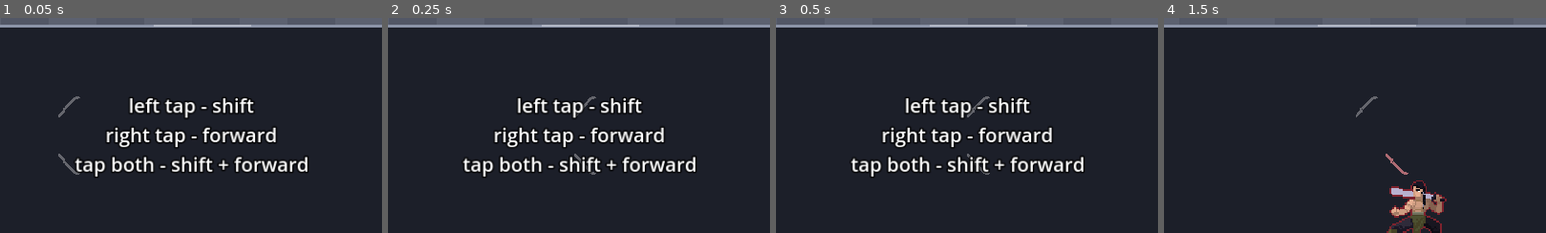
Above: before the commit, frames 1-4 (left to right).
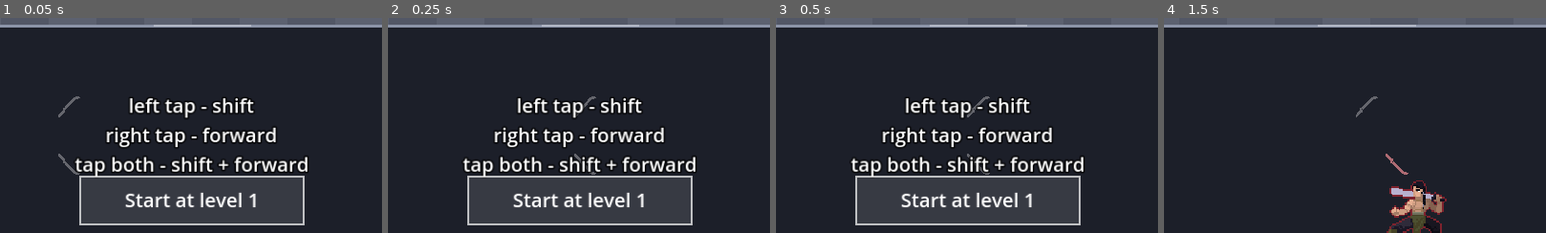
Above: after the commit, the same moments.

Repository: fredsbreads/game-off
Game: Godot game, scene res://scenes/main.tscn
The game is run twice, just before and just after one commit, with the same random seed, the same clock (stepped at 60 frames per second) and the same inputs. Sound files missing from this copy of the repository are replaced by a short silence.
Inputs (mouse positions are % of the whole screen's width and height, from its top left):
- Up to frame 1 (0.05 s): no input
- Up to frame 2 (0.25 s): no input
- Up to frame 3 (0.5 s): no input
- Up to frame 4 (1.5 s): tap Enter at 0.5 s; move the mouse to (72, 45) at 0.52 s; hold K (tp_forward) 0.53-1.28 s; tap L at 0.6 s; click (72, 45) at 0.67 s; tap 1 at 0.8, 1.35 s; move the mouse to (30, 55) at 1.27 s; click (30, 55) at 1.42 s
The pictures show only the part of the screen within x 25-75%, y 23-73%; the shares and areas given below are measured in that part.

The runs differ from the first frame. In frame 1, 14% of the frame differs, in the area x 20-80%, y 73-97%; in frame 2, 14%; in frame 3, 14%; in frame 4, nothing differs.

Commit message:
Level chooser back (1 / 5 / 10, one switch: LEVEL_CHOICE); simpler audio wake on return (no silent clip or suspend kick), #audio readout

Diff:
--- a/scripts/hud.gd
+++ b/scripts/hud.gd
@@ -52,6 +52,9 @@
 var _enemies_button: Control
 # Her level-10 colour (Palette), stepped through on the pause screen.
 var _colour_button: Control
+# The start screen's "Start at level" choice (1 or 5).
+var _level_button: Control
+var _start_level := 1
 var _enemies_off_label: Label
 var _enemies_off := false
 var _message_before_pause := ""
@@ -175,6 +178,12 @@
 	_colour_button.visible = false
 	_colour_button.draw.connect(_draw_colour_button)
 	add_child(_colour_button)
+	_level_button = Control.new()
+	_level_button.mouse_filter = Control.MOUSE_FILTER_IGNORE
+	_level_button.size = FLIP_BUTTON_SIZE
+	_level_button.visible = false
+	_level_button.draw.connect(_draw_level_button)
+	add_child(_level_button)
 	_enemies_off_label = _label(20, Vector2(20, 14))
 	_enemies_off_label.text = "NO ENEMIES (N)"
 	_enemies_off_label.add_theme_color_override("font_color", Color(1, 1, 1, 0.6))
@@ -232,6 +241,7 @@
 	for b in shown:
 		b.position = Vector2(x, view.y * 0.5 + 55.0)
 		x += FLIP_BUTTON_SIZE.x + gap
+	_level_button.position = Vector2((view.x - FLIP_BUTTON_SIZE.x) / 2.0, view.y * 0.5 + 55.0)
 
 
 ## True on a phone/tablet held sideways in the browser: play is upright there.
@@ -402,6 +412,28 @@
 			_progress.draw_rect(Rect2(base, 0, kills, s.y), PROGRESS_PENDING.lerp(PROGRESS_FILL, p))
 
 
+## The start screen's level choice: shown with the start message.
+func show_level_choice(level: int) -> void:
+	_start_level = level
+	_level_button.visible = true
+	_level_button.queue_redraw()
+
+
+func level_button_contains(pos: Vector2) -> bool:
+	return _level_button.visible and _level_button.get_rect().grow(10.0).has_point(pos)
+
+
+func _draw_level_button() -> void:
+	var s := FLIP_BUTTON_SIZE
+	_level_button.draw_rect(Rect2(Vector2.ZERO, s), Color(1, 1, 1, 0.12))
+	_level_button.draw_rect(Rect2(Vector2.ZERO, s), Color(1, 1, 1, 0.7), false, 2.0)
+	var font := ThemeDB.fallback_font
+	var text := "Start at level %d" % _start_level
+	var size := 26
+	var w := font.get_string_size(text, HORIZONTAL_ALIGNMENT_LEFT, -1, size).x
+	_level_button.draw_string(font, Vector2((s.x - w) / 2.0, s.y / 2.0 + size * 0.35), text, HORIZONTAL_ALIGNMENT_LEFT, -1, size, Color.WHITE)
+
+
 func show_start(best: int) -> void:
 	var lines := "left tap - shift\n"
 	lines += "right tap - forward\n"
@@ -526,6 +558,7 @@
 
 func hide_message() -> void:
 	_message.visible = false
+	_level_button.visible = false
 
 
 ## The colour-change wave at screen x `x` (0..1, right to left), in
--- a/scripts/main.gd
+++ b/scripts/main.gd
@@ -10,6 +10,12 @@
 enum State { READY, PLAYING, DYING, OVER }
 
 const START_X := 3.0
+# >>> The start screen's level chooser: true = shown (for testing), false =
+# hidden and every run starts at level 1 (for playtesters). <<<
+const LEVEL_CHOICE := true
+# The levels it offers (5: straight to the knight's debut, 10: the ninja's);
+# the pick is kept between visits.
+const START_LEVELS := [1, 5, 10]
 # Every kill gets a short hit freeze (invert flash).
 const KILL_HIT := 0.06
 # If another enemy is under any marker where you land, the
@@ -288,6 +294,9 @@
 		debug = DebugTools.new()
 		debug.main = self
 		add_child(debug)
+	if LEVEL_CHOICE and progression.level == 1:   # (not set by the debug --level option)
+		progression.level = _load_setting("start_level", 1)
+		level.level = progression.level
 	Palette.use_colour(_load_colour())   # the one picked last (pause screen / C), else COLOUR
 	Palette.set_pink(0.0)   # every run starts red (her colour is the streak reward)
 	player.x = START_X
@@ -324,6 +333,8 @@
 	best_score = _load_best()
 	hud.show_start(best_score)
 	_prewarm()
+	if LEVEL_CHOICE:
+		hud.show_level_choice(progression.level)
 	hud.set_enemies_off(Level.enemies_off)   # practice mode stays on across retries
 
 
@@ -379,6 +390,9 @@
 	if state == State.PLAYING and (event.is_action_pressed("pause") or _is_pause_button_press(event)):
 		get_viewport().set_input_as_handled()
 		_set_paused(true)
+		return
+	if LEVEL_CHOICE and state == State.READY and _start_level_input(event):
+		get_viewport().set_input_as_handled()
 		return
 	var button := _button_from_event(event)
 	if button == Rules.Move.NONE:
@@ -1803,3 +1817,31 @@
 	if cfg.load(SAVE_PATH) != OK:
 		return default
 	return cfg.get_value("settings", key, default)
+
+
+## The start screen's level choice: tap its button (or L) to switch between
+## the start levels, or press 1 / 5 / 0 (10). The run is rebuilt at that level.
+## Returns true if the event was that.
+func _start_level_input(event: InputEvent) -> bool:
+	var tap: bool = (event is InputEventScreenTouch or event is InputEventMouseButton) and event.pressed
+	var want := -1
+	if tap and hud.level_button_contains(_screen_pos(event)):
+		want = 0
+	elif event is InputEventKey and event.pressed:
+		match event.physical_keycode:
+			KEY_L: want = 0
+			KEY_1: want = 1
+			KEY_5: want = 5
+			KEY_0: want = 10
+	if want < 0:
+		return false
+	if want == 0:   # the next one
+		want = START_LEVELS[(START_LEVELS.find(progression.level) + 1) % START_LEVELS.size()]
+	var cfg := ConfigFile.new()
+	cfg.load(SAVE_PATH)
+	cfg.set_value("settings", "start_level", want)
+	cfg.save(SAVE_PATH)
+	if want != progression.level:
+		# A fresh run at that level (after this input is done with).
+		get_tree().reload_current_scene.call_deferred()
+	return true
Not shown, changed: export_presets.cfg
